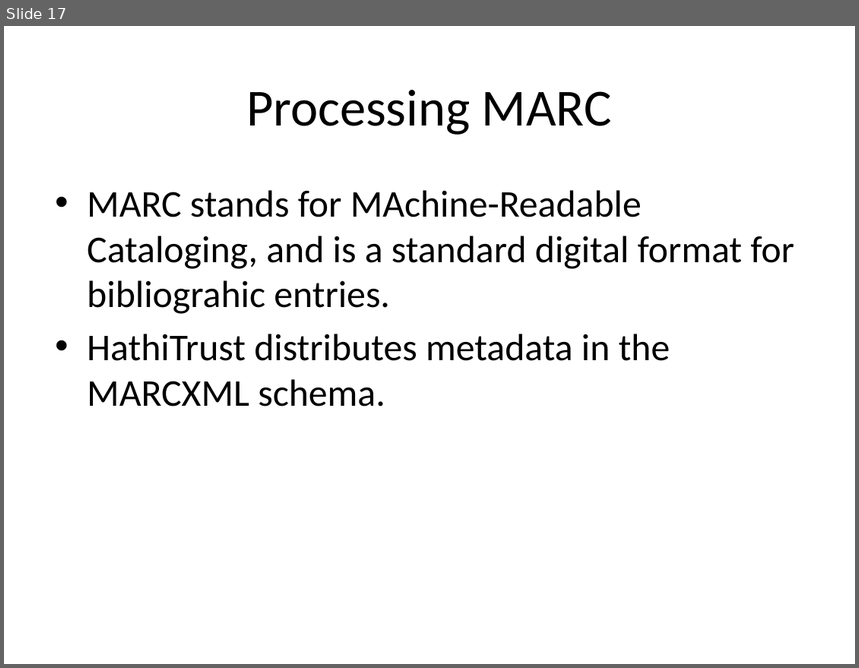
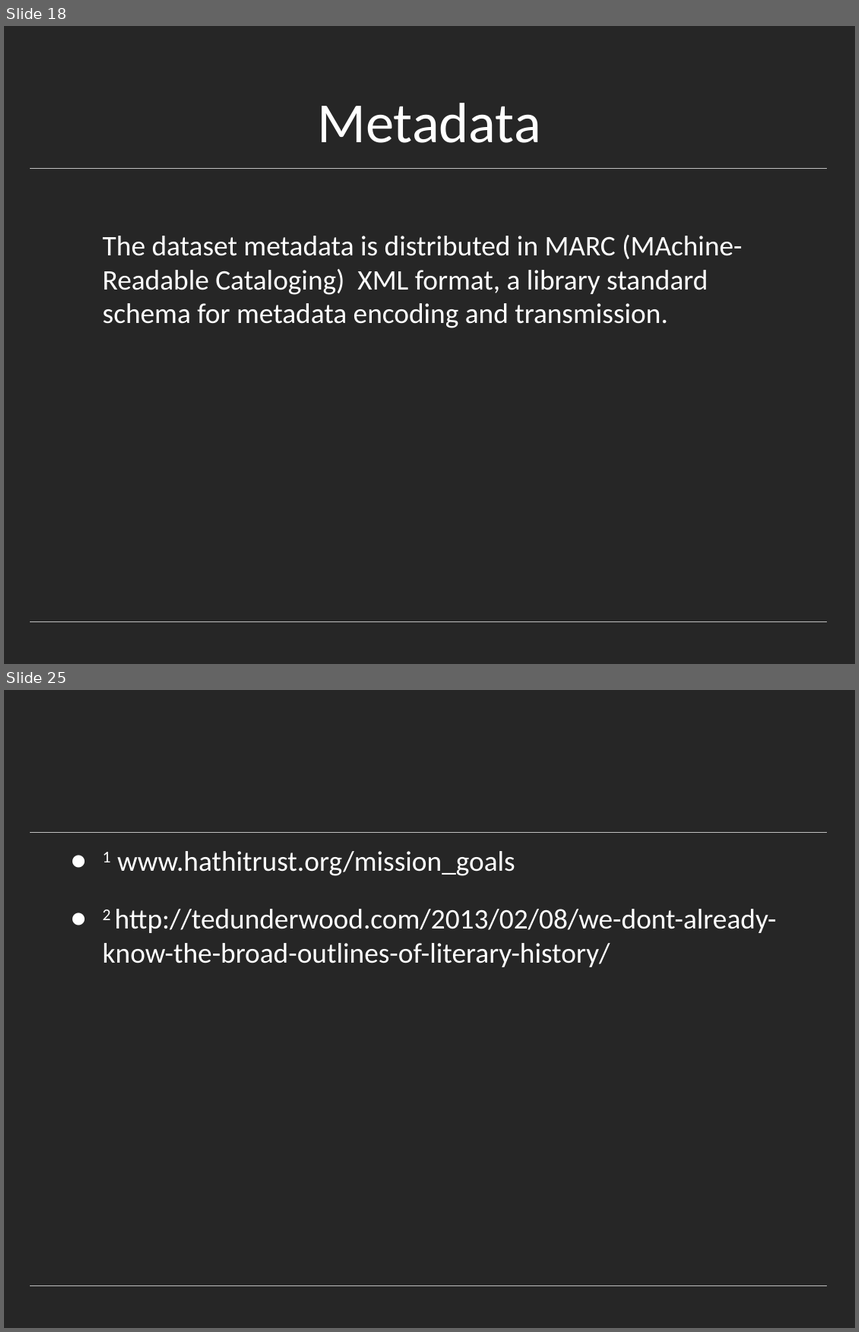
Before and after one commit to rlmv/hathitrust-soer, a slide deck: notes/HathiTrust.pptx. Shown one above the other, each under a label of ours: slide 17 before the commit, slides 18 and 25 after it; the slides between them are not shown. The pictures are 859x668 and 859x1332 pixels, drawn with LibreOffice and Linux fonts; fonts in the diff are those of the drawing. Boxes give left, top, right and bottom in pixels: in the first picture for what was removed or moved away, otherwise in the second. Text is boxed around its words. In the diff, an @@ line names an element or a change of style, - is before the commit and + after.

```diff
--- a/notes/HathiTrust.pptx
+++ b/notes/HathiTrust.pptx
@@ slide 25 added at <box>4,690,855,1328</box>, background #262626; not listed: 2 template elements that a slide beside it also shows @@
@@ text added at <box>103,851,777,967</box>, 24 pt, text #FFFFFF @@
+● 1 www.hathitrust.org/mission_goals
+● 2 http://tedunderwood.com/2013/02/08/we-dont-already-know-the-broad-outlines-of-literary-history/
@@ what was slide 17 is now slide 18 @@
@@ slide 18 changed as well @@
@@ background #FFFFFF to #262626 @@
@@ title "Metadata" at <box>317,103,541,143</box>: vertical alignment middle to bottom @@
@@ title at <box>317,103,541,143</box>: text changed; size 44 to 48 pt; text colour #000000 to #FFFFFF @@
-Processing MARC
+Metadata
@@ freeform shape added at <box>31,168,827,168</box>, outline #BFBFBF 0.25 pt @@
@@ text at <box>103,235,742,328</box>: text changed; size 32 to 24 pt; text colour #000000 to #FFFFFF @@
-• MARC stands for MAchine-Readable Cataloging, and is a standard digital format for bibliograhic entries.
-• HathiTrust distributes metadata in the MARCXML schema.
+The dataset metadata is distributed in MARC (MAchine-Readable Cataloging) XML format, a library standard schema for metadata encoding and transmission.
@@ freeform shape added at <box>31,622,827,622</box>, outline #BFBFBF 0.25 pt @@
```
Also in this commit, not shown: 7 other slides changed, 16 other slides added, 20 slides removed.
